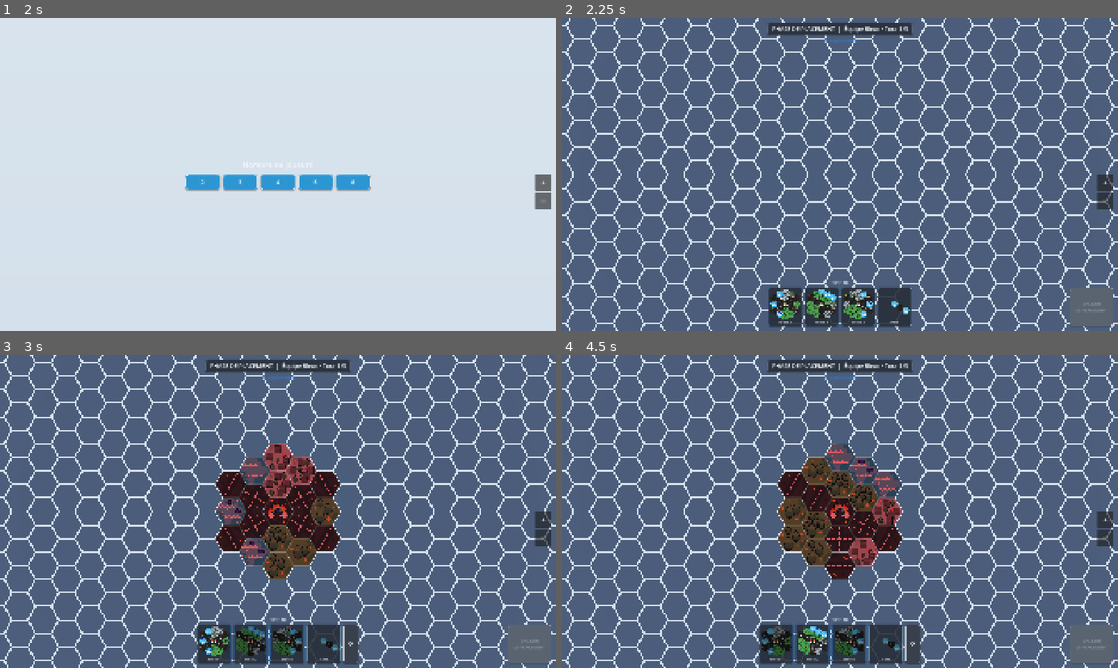
Above: before the commit, frames 1-4 (two rows, left to right).
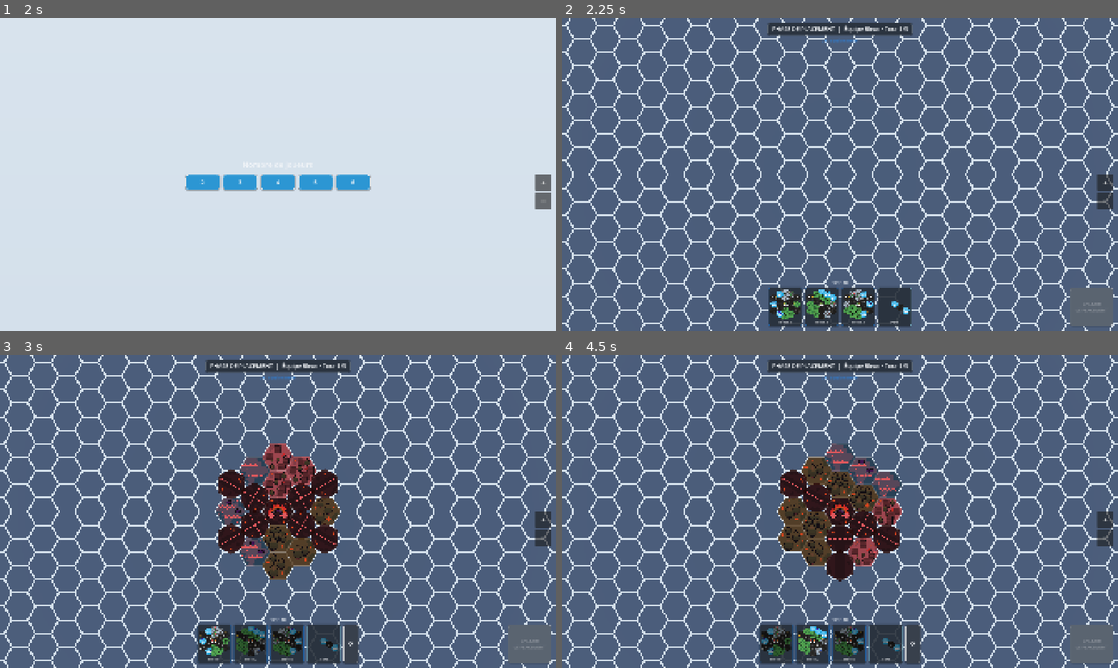
Above: after the commit, the same moments.

Repository: yoann-shopopop/shopopop-express
Game: Godot game, scene res://scenes/main.tscn
Two runs of this game, one before a commit and one after it. Both use one fixed random seed, a clock stepped at 60 frames per second and the inputs below.
Inputs (mouse positions are in pixels of both pictures, inside the frame that each line leads up to):
- Up to frame 1 (2 s): click "+" at 0.5 s; click "−" at 1.25 s
- Up to frame 2 (2.25 s): click "2" at 2 s
- Up to frame 3 (3 s): click (222, 639) at 2.77 s
- Up to frame 4 (4.5 s): click (778, 639) at 3.52 s; click (812, 639) at 4.27 s

Frame 1 is identical in both runs. In frame 2, 0.1% of the frame differs, in the area x 37-61%, y 88-95%; in frame 3, 0.8%, in the area x 35-62%, y 36-97%; in frame 4, 0.6%.

Commit message:
fix(view): aligne les marquages de route au nouvel art (offset 90°)
Le nouvel art de route dessine ses pointillés à l'horizontale (E-O) alors que la
convention de tiling attend la base droite en N-S ([2,5] dans RoadTiling). On
ajoute un offset de 90° au yaw des cases route pour que les marquages se
raccordent d'une tuile à l'autre.

Co-Authored-By: Claude Opus 4.8 (1M context) <noreply@anthropic.com>

Diff:
--- a/src/view/tile_sprite.gd
+++ b/src/view/tile_sprite.gd
@@ -38,6 +38,9 @@
 		yaw = float(meta["steps"]) * PI / 3.0
 		if bridge:
 			yaw += PI / 2.0
+		# The new road art draws its markings horizontally (E-W); the tiling convention expects the
+		# straight base along N-S. Rotate the texture 90° so markings line up across tiles.
+		yaw += PI / 2.0
 	elif type == CellType.Kind.URBAN and is_drive:
 		# The pickup point's urban cell shows the DRIVE storefront art (the enseigne jeton sits on top).
 		var drives := TileTextures.drive_variants()
